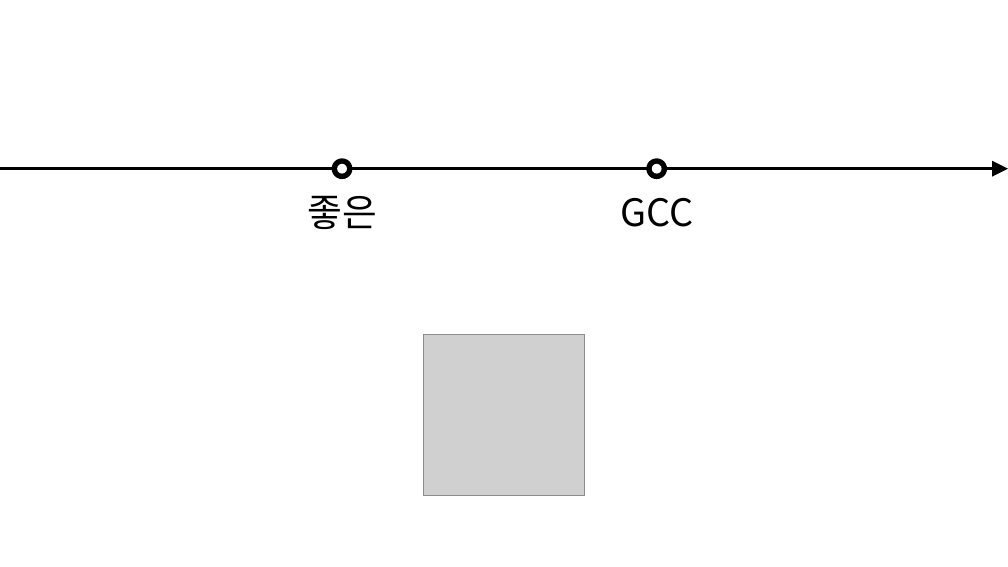
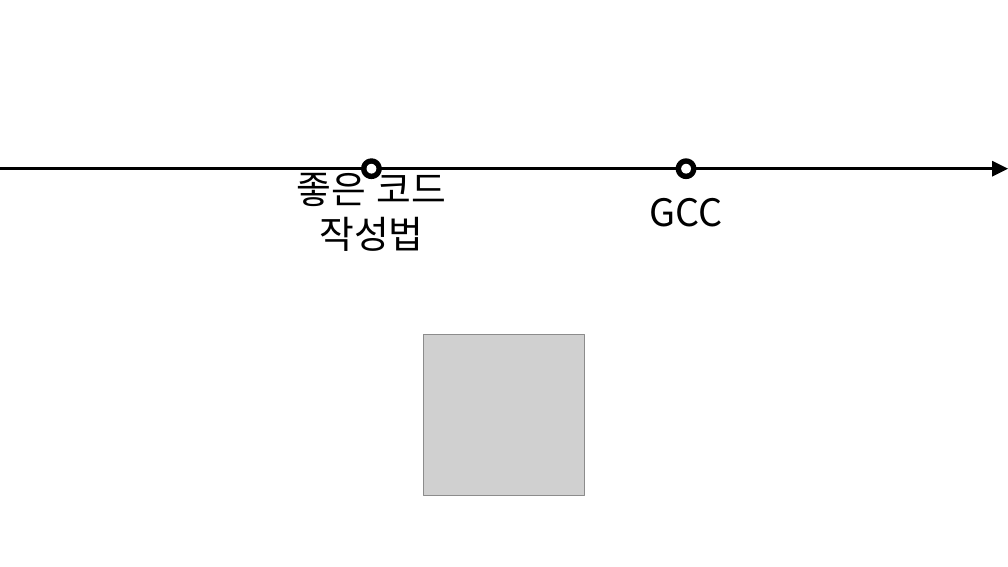
Before and after one commit to sjsjsj1246/EC_C_Language_Study, a slide deck: slide 2 of ppt/8강.pptx. Drawn at 1008x567 pixels with LibreOffice and Linux fonts; fonts in the diff are those of the drawing; grey boxes stand for pictures. Boxes give left, top, right and bottom in pixels: in the first picture for what was removed or moved away, otherwise in the second. Text is boxed around its words. In the diff, an @@ line names an element or a change of style, - is before the commit and + after.

```diff
--- a/ppt/8강.pptx
+++ b/ppt/8강.pptx
@@ text at (297, 165, 447, 251): text changed @@
-좋은
+좋은 코드 작성법
@@ 4 ellipses, 1 text: place and size @@
-4 ellipses, 1 text at (332, 158, 693, 227)
+4 ellipses, 1 text at (361, 158, 723, 227)
```
Also in this commit, not shown: 6 slides added, 2 other files.
